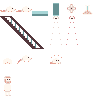
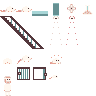
Two versions of the same layered image (96 × 96). Layer-by-layer changes:
added layer "Mouse" above "Cage Opened" over (49, 75, 58, 79)
added layer "Cage Opened" above "Cage Closed" over (33, 67, 47, 80)
added layer "Cage Closed" above "Camera active" over (17, 67, 30, 80)
